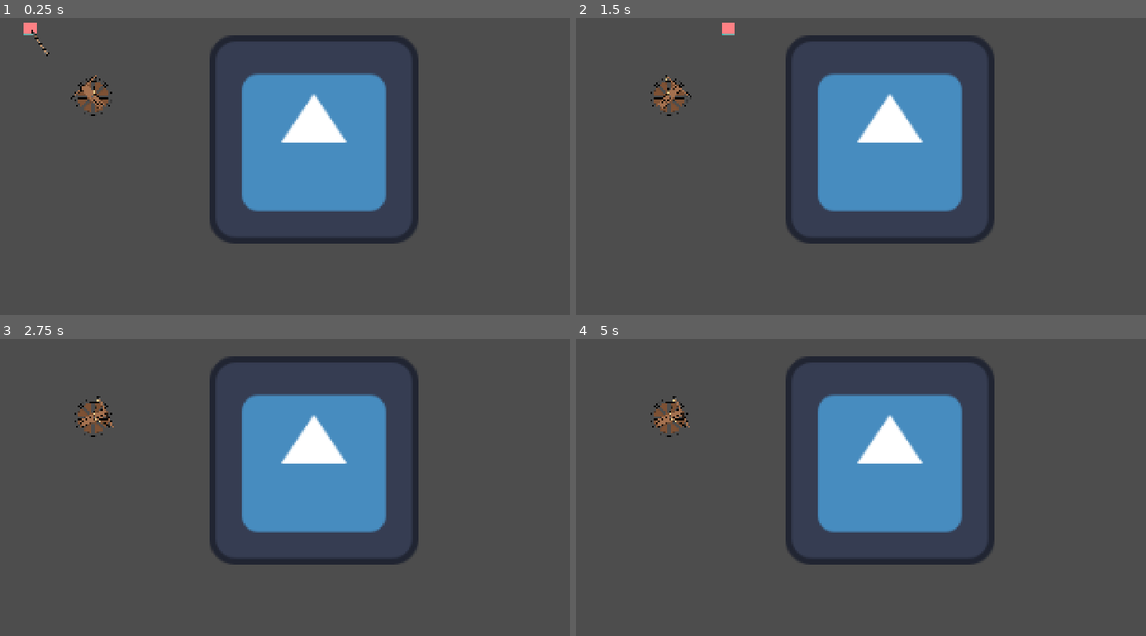
Above: before the commit, frames 1-4 (two rows, left to right).
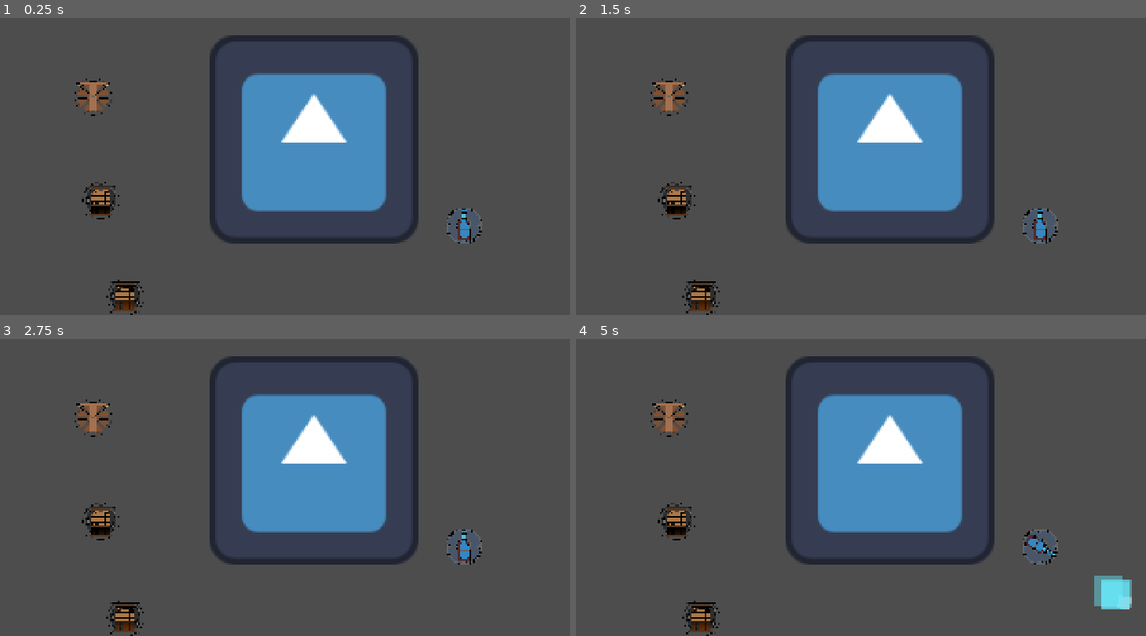
Above: after the commit, the same moments.

Repository: Crimbane/tower-defense
Game: Godot game, scene res://Testing/olem50/bg.tscn
The game is run twice, just before and just after one commit, with the same random seed, the same clock (stepped at 60 frames per second) and the same inputs. The engine's default icon, where the game draws it, is replaced by a stand-in: a white triangle on a blue panel in a dark square.
Inputs:
- Up to frame 1 (0.25 s): no input
- Up to frame 2 (1.5 s): no input
- Up to frame 3 (2.75 s): no input
- Up to frame 4 (5 s): tap Enter at 3.5 s; tap Space at 4.25 s

The runs differ from the first frame. In frame 1, 2.0% of the frame differs, in the area x 4-85%, y 1-100%; in frame 2, 1.9%; in frame 3, 1.9%; in frame 4, 2.6%, in the area x 13-98%, y 19-100%.

Commit message:
Fire and Ice towers

Diff:
--- /dev/null
+++ b/Entities/Enemies/enemy.gd
@@ -0,0 +1,75 @@
+extends PathFollow2D
+
+@onready var hitbox: Area2D = $Hitbox
+
+@export var sprite: Sprite2D
+@export var burnTimer: Timer
+var time: float = 0.0
+
+var health = 50
+@export var baseSpeed: float = 0.5
+@onready var currentSpeed: float = baseSpeed
+
+var isBurning: bool = false
+var fireDamage: int = 0
+var burnTime: float = 0.0
+var burnTicks: float = 0.5
+
+var activeIceFields: int = 0
+var slowStength: float = 1.0
+
+
+func _ready() -> void:
+	loop = false
+	burnTimer.timeout.connect(onStopBurning)
+
+func _process(delta: float) -> void:
+	time += delta
+
+	if progress_ratio == 1.0:
+		print("reached end of path")
+		queue_free()
+
+	if burnTimer.time_left != 0:
+		if time > burnTicks:
+			time = 0
+			takeDamage(fireDamage)
+
+	if activeIceFields > 0:
+		currentSpeed = baseSpeed * slowStength
+
+	progress += currentSpeed
+
+
+func takeDamage(damage: int) -> void:
+	health -= damage
+	#print("damaged: ", damage)
+	if health < 1:
+		queue_free()
+
+
+func applyFireDebuff(damage: int, fireBurnTime: float) -> void:
+	fireDamage = damage
+	burnTime = fireBurnTime
+	isBurning = true
+	burnTimer.wait_time = burnTime
+	burnTimer.call_deferred("start")
+
+	sprite.modulate = Color.FIREBRICK
+
+func onStopBurning() -> void:
+	isBurning = false
+	sprite.modulate = Color(1,1,1,1) # default
+
+
+func applySlowDebuff(slowPercent: float) -> void:
+	activeIceFields += 1
+
+	slowStength = slowPercent
+
+func removeSlowDebuff() -> void:
+	activeIceFields -= 1
+
+	if activeIceFields <= 0:
+		slowStength = 1.0
+		currentSpeed = baseSpeed
--- /dev/null
+++ b/Entities/Enemies/enemy.tscn
@@ -0,0 +1,26 @@
+[gd_scene format=3 uid="uid://cpuuonscitnvx"]
+
+[ext_resource type="Texture2D" uid="uid://dnks7we1bvg17" path="res://Assets/Placeholders/Button background.png" id="1_7o3vr"]
+[ext_resource type="Script" uid="uid://cw0jxtdodiyv6" path="res://Entities/Enemies/enemy.gd" id="1_wbf3x"]
+
+[sub_resource type="RectangleShape2D" id="RectangleShape2D_wbf3x"]
+size = Vector2(39, 40)
+
+[node name="Enemy" type="PathFollow2D" unique_id=479867562 node_paths=PackedStringArray("sprite", "burnTimer") groups=["Enemy"]]
+script = ExtResource("1_wbf3x")
+sprite = NodePath("Sprite2D")
+burnTimer = NodePath("BurnTimer")
+
+[node name="Sprite2D" type="Sprite2D" parent="." unique_id=2035455794]
+texture = ExtResource("1_7o3vr")
+
+[node name="Hitbox" type="Area2D" parent="." unique_id=2000332408 groups=["Enemy"]]
+collision_layer = 4
+collision_mask = 0
+
+[node name="CollisionShape2D" type="CollisionShape2D" parent="Hitbox" unique_id=483616725]
+position = Vector2(0.5, 0)
+shape = SubResource("RectangleShape2D_wbf3x")
+
+[node name="BurnTimer" type="Timer" parent="." unique_id=1596100805]
+one_shot = true
--- a/Entities/Projectiles/arrow.gd
+++ /dev/null
@@ -1,37 +0,0 @@
-extends Area2D
-
-@export var speed: int = 500
-var direction = Vector2.ZERO
-@export var damage: int = 10
-@export var pierceCount: int = 0
-
-var hasHit: bool = false
-
-var target : Node2D = null
-
-func _ready() -> void:
-	body_entered.connect(bulletHit)
-	await get_tree().create_timer(10).timeout
-	queue_free()
-
-
-func _physics_process(delta: float) -> void:
-	if target != null:
-		direction = (target.global_position - global_position).normalized()
-		rotation = direction.angle()
-
-	position += direction * speed * delta
-
-
-func bulletHit(body: Node2D) -> void:
-	if hasHit:
-		return
-
-	if body.is_in_group("Enemy"):
-		body.takeDamage(damage)
-
-	hasHit = true
-	speed = 0
-	set_deferred("monitoring", false)
-
-	queue_free()
--- a/Entities/Projectiles/arrow.tscn
+++ /dev/null
@@ -1,22 +0,0 @@
-[gd_scene format=3 uid="uid://buqy3xwut4xhr"]
-
-[ext_resource type="Script" uid="uid://2uklop5f15pv" path="res://Entities/Projectiles/arrow.gd" id="1_lwbsb"]
-[ext_resource type="Texture2D" uid="uid://m1ng7lxhip8e" path="res://Entities/Projectiles/Art/Basic Arrow.svg" id="2_lwbsb"]
-
-[sub_resource type="RectangleShape2D" id="RectangleShape2D_t1yug"]
-size = Vector2(225, 20)
-
-[node name="Arrow" type="Area2D" unique_id=807208911]
-scale = Vector2(0.3, 0.3)
-collision_layer = 8
-collision_mask = 4
-script = ExtResource("1_lwbsb")
-speed = 1000
-
-[node name="Sprite2D" type="Sprite2D" parent="." unique_id=1044981045]
-rotation = 1.5707964
-texture = ExtResource("2_lwbsb")
-
-[node name="CollisionShape2D" type="CollisionShape2D" parent="." unique_id=705034017]
-position = Vector2(30, 0)
-shape = SubResource("RectangleShape2D_t1yug")
--- /dev/null
+++ b/Entities/Projectiles/ice_field.gd
@@ -0,0 +1,33 @@
+extends Area2D
+
+var slowPercent: float = 0.5
+var fieldDuration: float = 4
+
+
+func _ready() -> void:
+	area_entered.connect(onEnemyEntered)
+	area_exited.connect(onEnemyExited)
+
+	await get_tree().create_timer(fieldDuration).timeout
+	destroyField()
+	queue_free()
+
+func _process(_delta: float) -> void:
+	pass
+
+func onEnemyEntered(area: Area2D) -> void:
+	if area.is_in_group("Enemy"):
+		var enemy = area.get_parent()
+		enemy.applySlowDebuff(slowPercent)
+
+func onEnemyExited(area: Area2D) -> void:
+	if area.is_in_group("Enemy"):
+		var enemy = area.get_parent()
+		enemy.removeSlowDebuff()
+
+func destroyField() -> void:
+	var enemiesInField = get_overlapping_areas()
+	for area in enemiesInField:
+		onEnemyExited(area)
+
+	queue_free()
--- /dev/null
+++ b/Entities/Projectiles/ice_field.tscn
@@ -0,0 +1,21 @@
+[gd_scene format=3 uid="uid://do21bu4h2565b"]
+
+[ext_resource type="Script" uid="uid://bhxdlo2y248n2" path="res://Entities/Projectiles/ice_field.gd" id="1_qcfwk"]
+
+[sub_resource type="CircleShape2D" id="CircleShape2D_t1yug"]
+radius = 45.01111
+
+[node name="Ice Field" type="Area2D" unique_id=1226056163]
+collision_layer = 0
+collision_mask = 4
+script = ExtResource("1_qcfwk")
+
+[node name="ColorRect" type="ColorRect" parent="." unique_id=210783446]
+modulate = Color(0.41568628, 0.92941177, 1, 0.44313726)
+offset_left = -45.0
+offset_top = -45.0
+offset_right = 45.0
+offset_bottom = 45.0
+
+[node name="CollisionShape2D" type="CollisionShape2D" parent="." unique_id=1300026696]
+shape = SubResource("CircleShape2D_t1yug")
--- /dev/null
+++ b/Entities/Projectiles/projectile.gd
@@ -0,0 +1,69 @@
+extends Area2D
+
+@export var iceFieldScene: PackedScene
+var projectileType: String = "Arrow"
+
+var direction = Vector2.ZERO
+
+@export var speed: int = 500
+var damage: int = 10
+@export var pierceCount: int = 0
+
+var hasHit: bool = false
+
+var target : Node2D = null
+
+func _ready() -> void:
+	updateSprite()
+	body_entered.connect(projectileHit)
+	area_entered.connect(projectileHit)
+	await get_tree().create_timer(10).timeout
+	queue_free()
+
+
+func _physics_process(delta: float) -> void:
+	if target != null:
+		direction = (target.global_position - global_position).normalized()
+		rotation = direction.angle()
+
+	position += direction * speed * delta
+
+
+func projectileHit(body: Node2D) -> void:
+	if hasHit:
+		return
+
+	if body.is_in_group("Enemy"):
+		match projectileType:
+			"Arrow":
+				body.get_parent().takeDamage(damage)
+			"Ice":
+				body.get_parent().takeDamage(damage)
+				spawnIceField()
+
+
+
+	hasHit = true
+	speed = 0
+	set_deferred("monitoring", false)
+	queue_free()
+
+func spawnIceField() -> void:
+	var iceField = iceFieldScene.instantiate()
+	var spawnPosition = self.global_position
+
+	iceField.global_position = spawnPosition
+
+	get_tree().current_scene.call_deferred("add_child", iceField)
+
+func updateSprite() -> void:
+	var animatedSprite = get_node_or_null("AnimatedSprite2D")
+
+	if animatedSprite == null:
+		return
+
+	match projectileType:
+		"Arrow":
+			animatedSprite.animation = "arrow"
+		"Ice":
+			animatedSprite.animation = "ice"
--- /dev/null
+++ b/Entities/Projectiles/projectile.tscn
@@ -0,0 +1,51 @@
+[gd_scene format=3 uid="uid://buqy3xwut4xhr"]
+
+[ext_resource type="Script" uid="uid://2uklop5f15pv" path="res://Entities/Projectiles/projectile.gd" id="1_x5b6o"]
+[ext_resource type="PackedScene" uid="uid://do21bu4h2565b" path="res://Entities/Projectiles/ice_field.tscn" id="2_6kijj"]
+[ext_resource type="Texture2D" uid="uid://m1ng7lxhip8e" path="res://Entities/Projectiles/Art/Basic Arrow.svg" id="2_rca8h"]
+[ext_resource type="Texture2D" uid="uid://b5cqnc6wd1cu6" path="res://Entities/Projectiles/Art/Ice Chunk.svg" id="3_6kijj"]
+
+[sub_resource type="RectangleShape2D" id="RectangleShape2D_t1yug"]
+size = Vector2(225, 20)
+
+[sub_resource type="SpriteFrames" id="SpriteFrames_t1yug"]
+animations = [{
+"frames": [{
+"duration": 1.0,
+"texture": ExtResource("2_rca8h")
+}],
+"loop": 1,
+"name": &"arrow",
+"speed": 5.0
+}, {
+"frames": [{
+"duration": 1.0,
+"texture": ExtResource("3_6kijj")
+}],
+"loop": 1,
+"name": &"ice",
+"speed": 5.0
+}]
+
+[node name="Projectile" type="Area2D" unique_id=807208911]
+scale = Vector2(0.3, 0.3)
+collision_layer = 8
+collision_mask = 4
+script = ExtResource("1_x5b6o")
+iceFieldScene = ExtResource("2_6kijj")
+speed = 1500
+projectileSprite = "Ice"
+
+[node name="Sprite2D" type="Sprite2D" parent="." unique_id=1044981045]
+visible = false
+rotation = 1.5707964
+texture = ExtResource("2_rca8h")
+
+[node name="CollisionShape2D" type="CollisionShape2D" parent="." unique_id=705034017]
+position = Vector2(30, 0)
+shape = SubResource("RectangleShape2D_t1yug")
+
+[node name="AnimatedSprite2D" type="AnimatedSprite2D" parent="." unique_id=292606929]
+rotation = 1.5707964
+sprite_frames = SubResource("SpriteFrames_t1yug")
+animation = &"ice"
--- a/Entities/Towers/arrow_tower.gd
+++ b/Entities/Towers/arrow_tower.gd
@@ -1,13 +1,20 @@
 extends Node2D
+
+@export_enum(
+	"Arrow", "Ice") var towerType: String = "Arrow"
 
 @export var projectileScene: PackedScene
 var projectileSpawnPosition: Vector2 = Vector2.ZERO
 @export var towerTop: AnimatedSprite2D
 @export var fireRateTimer: Timer
 
+@export var arrowDamage: int = 10
+@export var iceDamage: int = 1
+
 var canFire: bool = true
 @export var fireRate: float = 0.5
-var attackRange: float = 500.0
+@export var attackRange: float = 500.0
+
 
 var currentTarget = null
 
@@ -39,6 +46,13 @@
 
 	var direction = (currentTarget.global_position - spawnPosition).normalized()
 
+	projectile.projectileType = towerType
+	match towerType:
+		"Arrow":
+			projectile.damage = arrowDamage
+		"Ice":
+			projectile.damage = iceDamage
+
 	projectile.global_position = spawnPosition
 	projectile.direction = direction
 	projectile.rotation = direction.angle()
--- a/Entities/Towers/arrow_tower.tscn
+++ b/Entities/Towers/arrow_tower.tscn
@@ -1,7 +1,7 @@
 [gd_scene format=3 uid="uid://bghlwrvg8h01x"]
 
 [ext_resource type="Script" uid="uid://dat88m4fykyni" path="res://Entities/Towers/arrow_tower.gd" id="1_au2ll"]
-[ext_resource type="PackedScene" uid="uid://buqy3xwut4xhr" path="res://Entities/Projectiles/arrow.tscn" id="2_0mj8a"]
+[ext_resource type="PackedScene" uid="uid://buqy3xwut4xhr" path="res://Entities/Projectiles/projectile.tscn" id="2_0mj8a"]
 [ext_resource type="Texture2D" uid="uid://dsnn26r711x8h" path="res://Entities/Towers/Art/Arrow Tower Base.svg" id="3_au2ll"]
 [ext_resource type="Texture2D" uid="uid://bcx1m15rts1j" path="res://Entities/Towers/Art/Arrow Tower Turret.svg" id="4_0mj8a"]
 
--- /dev/null
+++ b/Entities/Towers/fire_tower.gd
@@ -0,0 +1,80 @@
+extends Node2D
+
+@export var projectileScene: PackedScene
+var projectileSpawnPosition: Vector2 = Vector2.ZERO
+@export var towerTop: AnimatedSprite2D
+@export var weapon: Area2D
+@export var fireRateTimer: Timer
+@export var fireDurationTimer: Timer
+
+var canFire: bool = true
+var isShooting: bool = false
+@export var fireRate: float = 2.0
+@export var fireDuration: float = 2.0
+@export var fireDamage: int = 5
+var fireBurnTime: float = 5
+var attackRange: float = 500.0
+
+var currentTarget = null
+
+
+func _ready() -> void:
+	fireRateTimer.wait_time = fireRate
+	fireDurationTimer.wait_time = fireDuration
+	fireRateTimer.timeout.connect(onFireRateTimerTimeout)
+	fireDurationTimer.timeout.connect(onStopShooting)
+
+	weapon.area_entered.connect(applyFire)
+	weapon.area_exited.connect(applyFire)
+	weapon.monitoring = false
+	weapon.visible = false
+
+
+func _process(_delta: float) -> void:
+	currentTarget = findClosestEnemy()
+
+	if currentTarget != null:
+		var distance = position.distance_to(currentTarget.global_position)
+		if distance < attackRange:
+			towerTop.look_at(currentTarget.global_position)
+			towerTop.rotation += PI / 2
+			weapon.look_at(currentTarget.global_position)
+			weapon.rotation += PI / 2
+
+			if canFire:
+				shoot()
+
+
+func shoot() -> void:
+	canFire = false
+	fireDurationTimer.start()
+	weapon.show()
+	weapon.set_deferred("monitoring", true)
+
+
+func applyFire(body: Area2D) -> void:
+	if body.is_in_group("Enemy"):
+		var enemy = body.get_parent()
+		enemy.applyFireDebuff(fireDamage, fireBurnTime)
+
+func onStopShooting() -> void:
+	weapon.set_deferred("monitoring", false)
+	weapon.hide()
+	fireRateTimer.start()
+
+func onFireRateTimerTimeout() -> void:
+	canFire = true
+
+
+func findClosestEnemy() -> Node2D:
+	var enemies = get_tree().get_nodes_in_group("Enemy")
+	var closestEnemy: Node2D = null
+	var closestDistance = attackRange
+
+	for enemy in enemies:
+		var enemyDistance = global_position.distance_to(enemy.global_position)
+		if enemyDistance < closestDistance:
+			closestDistance = enemyDistance
+			closestEnemy = enemy
+
+	return closestEnemy
--- /dev/null
+++ b/Entities/Towers/fire_tower.tscn
@@ -0,0 +1,59 @@
+[gd_scene format=3 uid="uid://d21cd6rl6j76n"]
+
+[ext_resource type="Script" uid="uid://kvcou3aqu72g" path="res://Entities/Towers/fire_tower.gd" id="1_2hdbw"]
+[ext_resource type="Texture2D" uid="uid://b34n113x3eumc" path="res://Entities/Towers/Art/Fire Tower Base.svg" id="3_hyie5"]
+[ext_resource type="Texture2D" uid="uid://bl407vsawlcte" path="res://Entities/Towers/Art/Fire Tower Turret.svg" id="4_8o4hs"]
+
+[sub_resource type="SpriteFrames" id="SpriteFrames_212l8"]
+animations = [{
+"frames": [{
+"duration": 1.0,
+"texture": ExtResource("4_8o4hs")
+}],
+"loop": 1,
+"name": &"default",
+"speed": 5.0
+}]
+
+[node name="Fire Tower" type="Node2D" unique_id=664368618 node_paths=PackedStringArray("towerTop", "weapon", "fireRateTimer", "fireDurationTimer")]
+scale = Vector2(0.3, 0.3)
+script = ExtResource("1_2hdbw")
+towerTop = NodePath("Tower Top")
+weapon = NodePath("Fire")
+fireRateTimer = NodePath("FireRateTimer")
+fireDurationTimer = NodePath("FireDurationTimer")
+
+[node name="Base" type="Sprite2D" parent="." unique_id=1738475557]
+texture = ExtResource("3_hyie5")
+
+[node name="Tower Top" type="AnimatedSprite2D" parent="." unique_id=1172487934]
+sprite_frames = SubResource("SpriteFrames_212l8")
+
+[node name="FireRateTimer" type="Timer" parent="." unique_id=1645054394]
+one_shot = true
+
+[node name="FireDurationTimer" type="Timer" parent="." unique_id=2140883391]
+one_shot = true
+
+[node name="Fire" type="Area2D" parent="." unique_id=1392404344]
+visible = false
+collision_layer = 8
+collision_mask = 4
+
+[node name="CollisionPolygon2D" type="CollisionPolygon2D" parent="Fire" unique_id=1843357427]
+visible = false
+position = Vector2(0, -163.333)
+polygon = PackedVector2Array(0, 0, 300, -800, -300, -800)
+
+[node name="CPUParticles2D" type="CPUParticles2D" parent="Fire" unique_id=434801212]
+position = Vector2(0, -163.333)
+rotation = -1.5707964
+amount = 50
+lifetime = 1.4
+lifetime_randomness = 0.15
+spread = 35.48
+gravity = Vector2(0, 0)
+initial_velocity_min = 637.62
+initial_velocity_max = 637.62
+scale_amount_max = 2.0
+color = Color(1, 0.09019608, 0, 1)
--- /dev/null
+++ b/Entities/Towers/ice_tower.tscn
@@ -0,0 +1,34 @@
+[gd_scene format=3 uid="uid://kx0msk5dsok3"]
+
+[ext_resource type="Script" uid="uid://dat88m4fykyni" path="res://Entities/Towers/arrow_tower.gd" id="1_q7hfs"]
+[ext_resource type="PackedScene" uid="uid://buqy3xwut4xhr" path="res://Entities/Projectiles/projectile.tscn" id="2_b5d63"]
+[ext_resource type="Texture2D" uid="uid://cj5b7jmbtmhsk" path="res://Entities/Towers/Art/Ice Tower Base.svg" id="3_lahyv"]
+[ext_resource type="Texture2D" uid="uid://7a0njq2nufh5" path="res://Entities/Towers/Art/Ice Tower Turret.svg" id="4_nqmql"]
+
+[sub_resource type="SpriteFrames" id="SpriteFrames_jvmfa"]
+animations = [{
+"frames": [{
+"duration": 1.0,
+"texture": ExtResource("4_nqmql")
+}],
+"loop": 1,
+"name": &"default",
+"speed": 5.0
+}]
+
+[node name="Ice Tower" type="Node2D" unique_id=664368618 node_paths=PackedStringArray("towerTop", "fireRateTimer")]
+scale = Vector2(0.3, 0.3)
+script = ExtResource("1_q7hfs")
+towerType = "Ice"
+projectileScene = ExtResource("2_b5d63")
+towerTop = NodePath("Tower Top")
+fireRateTimer = NodePath("FireRateTimer")
+
+[node name="Base" type="Sprite2D" parent="." unique_id=1738475557]
+texture = ExtResource("3_lahyv")
+
+[node name="Tower Top" type="AnimatedSprite2D" parent="." unique_id=1172487934]
+sprite_frames = SubResource("SpriteFrames_jvmfa")
+
+[node name="FireRateTimer" type="Timer" parent="." unique_id=1645054394]
+one_shot = true
--- a/Testing/olem50/bg.tscn
+++ b/Testing/olem50/bg.tscn
@@ -2,13 +2,16 @@
 
 [ext_resource type="Texture2D" uid="uid://p60xj8mo8k88" path="res://icon.svg" id="1_qkhfn"]
 [ext_resource type="PackedScene" uid="uid://bghlwrvg8h01x" path="res://Entities/Towers/arrow_tower.tscn" id="2_d5etc"]
-[ext_resource type="PackedScene" uid="uid://o6uso5ija8u8" path="res://Testing/olem50/enemy_test.tscn" id="3_fs1by"]
+[ext_resource type="Script" uid="uid://cdj54w87supeo" path="res://Testing/olem50/enemy_spawner.gd" id="4_cy7fe"]
+[ext_resource type="PackedScene" uid="uid://cpuuonscitnvx" path="res://Entities/Enemies/enemy.tscn" id="5_w245n"]
+[ext_resource type="PackedScene" uid="uid://d21cd6rl6j76n" path="res://Entities/Towers/fire_tower.tscn" id="6_rrttu"]
+[ext_resource type="PackedScene" uid="uid://kx0msk5dsok3" path="res://Entities/Towers/ice_tower.tscn" id="7_w245n"]
 
-[sub_resource type="Curve2D" id="Curve2D_fs1by"]
+[sub_resource type="Curve2D" id="Curve2D_w245n"]
 _data = {
-"points": PackedVector2Array(0, 0, 0, 0, 0, 0)
+"points": PackedVector2Array(0, 0, 0, 0, 1723, 985, 0, 0, 0, 0, 1340, 906, 0, 0, 0, 0, 1046, 975, 0, 0, 0, 0, 572, 925, 0, 0, 0, 0, 574, 733, 0, 0, 0, 0, 403, 632, 0, 0, 0, 0, 568, 420, 0, 0, 0, 0, 373, 207, 0, 0, 0, 0, 752, 96, 0, 0, 0, 0, 226, 62, 0, 0, 0, 0, 50, 475, 0, 0, 0, 0, 264, 600)
 }
-point_count = 1
+point_count = 12
 
 [node name="Testing scene" type="Node2D" unique_id=1083687686]
 
@@ -20,8 +23,16 @@
 [node name="Arrow Tower" parent="." unique_id=664368618 instance=ExtResource("2_d5etc")]
 position = Vector2(299, 412)
 
-[node name="EnemyTest" parent="." unique_id=1776093051 instance=ExtResource("3_fs1by")]
-position = Vector2(31, 202)
+[node name="Path2D" type="Path2D" parent="." unique_id=731043234]
+curve = SubResource("Curve2D_w245n")
+script = ExtResource("4_cy7fe")
+enemyScene = ExtResource("5_w245n")
 
-[node name="Path2D" type="Path2D" parent="." unique_id=1158346799]
-curve = SubResource("Curve2D_fs1by")
+[node name="Fire Tower" parent="." unique_id=717643783 instance=ExtResource("6_rrttu")]
+position = Vector2(323, 729)
+
+[node name="Fire Tower2" parent="." unique_id=1568236440 instance=ExtResource("6_rrttu")]
+position = Vector2(398, 1025)
+
+[node name="Ice Tower" parent="." unique_id=1144880034 instance=ExtResource("7_w245n")]
+position = Vector2(1433, 806)
--- /dev/null
+++ b/Testing/olem50/enemy_spawner.gd
@@ -0,0 +1,21 @@
+extends Path2D
+@export var enemyScene: PackedScene
+
+var time: float = 0.0
+var spawnTimer: float = 3.0
+
+func _process(delta: float) -> void:
+	time += delta
+
+	if time > spawnTimer:
+		time = 0
+		spawnEnemy()
+
+
+func spawnEnemy() -> void:
+	var enemy = enemyScene.instantiate()
+	var spawnPosition = Vector2.ZERO
+
+	enemy.position = spawnPosition
+
+	add_child(enemy)
--- a/Testing/olem50/enemy_test.gd
+++ /dev/null
@@ -1,18 +0,0 @@
-extends CharacterBody2D
-
-
-const SPEED = 300.0
-const JUMP_VELOCITY = -400.0
-var health = 50
-
-
-func _physics_process(_delta: float) -> void:
-	velocity = Vector2.RIGHT * SPEED
-
-	move_and_slide()
-
-func takeDamage(damage: int) -> void:
-	health -= damage
-	print("damaged: ", damage)
-	if health < 1:
-		queue_free()
--- a/Testing/olem50/enemy_test.tscn
+++ /dev/null
@@ -1,19 +0,0 @@
-[gd_scene format=3 uid="uid://o6uso5ija8u8"]
-
-[ext_resource type="Texture2D" uid="uid://dnks7we1bvg17" path="res://Assets/Placeholders/Button background.png" id="1_f5o6o"]
-[ext_resource type="Script" uid="uid://brwt5yaqcuxqu" path="res://Testing/olem50/enemy_test.gd" id="1_yy6g0"]
-
-[sub_resource type="RectangleShape2D" id="RectangleShape2D_t1yug"]
-size = Vector2(39, 40)
-
-[node name="EnemyTest" type="CharacterBody2D" unique_id=1776093051 groups=["Enemy"]]
-collision_layer = 4
-collision_mask = 0
-script = ExtResource("1_yy6g0")
-
-[node name="Sprite2D" type="Sprite2D" parent="." unique_id=2035455794]
-texture = ExtResource("1_f5o6o")
-
-[node name="CollisionShape2D" type="CollisionShape2D" parent="." unique_id=483616725]
-position = Vector2(0.5, 0)
-shape = SubResource("RectangleShape2D_t1yug")
--- /dev/null
+++ b/Testing/olem50/path_follow_2d.gd
@@ -0,0 +1,13 @@
+extends PathFollow2D
+
+@export var enemyScene: PackedScene
+
+func _ready() -> void:
+	loop = false
+
+func _process(_delta: float) -> void:
+	progress += 0.5
+
+	if progress_ratio == 1.0:
+		print("reached end of path")
+		queue_free()
Not shown, added: Entities/Enemies/enemy.gd.uid
Not shown, added: Entities/Projectiles/ice_field.gd.uid
Renamed: Entities/Projectiles/arrow.gd.uid -> Entities/Projectiles/projectile.gd.uid
Not shown, added: Entities/Towers/fire_tower.gd.uid
Not shown, added: Testing/olem50/enemy_spawner.gd.uid
Not shown, removed: Testing/olem50/enemy_test.gd.uid
Not shown, added: Testing/olem50/path_follow_2d.gd.uid
